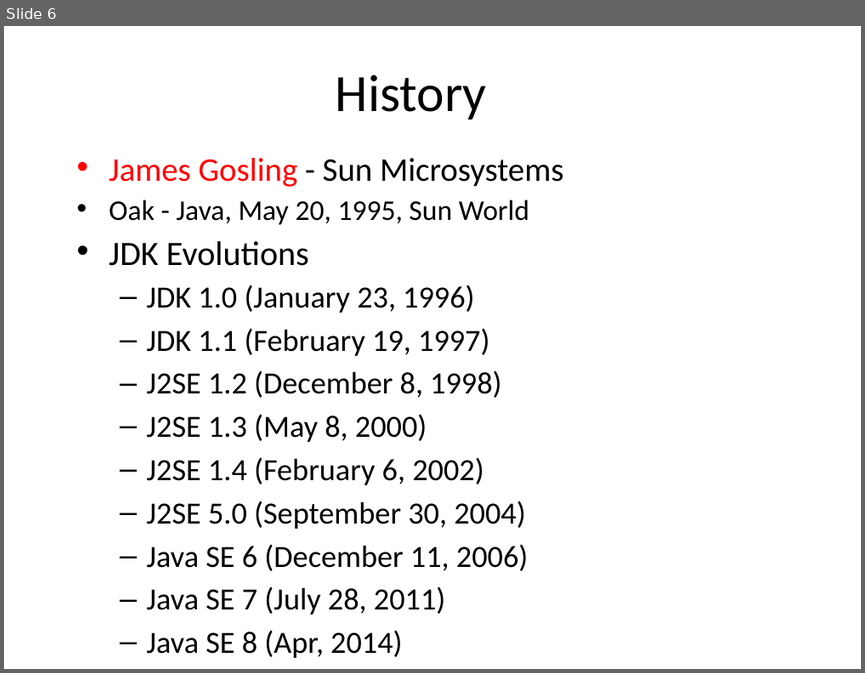
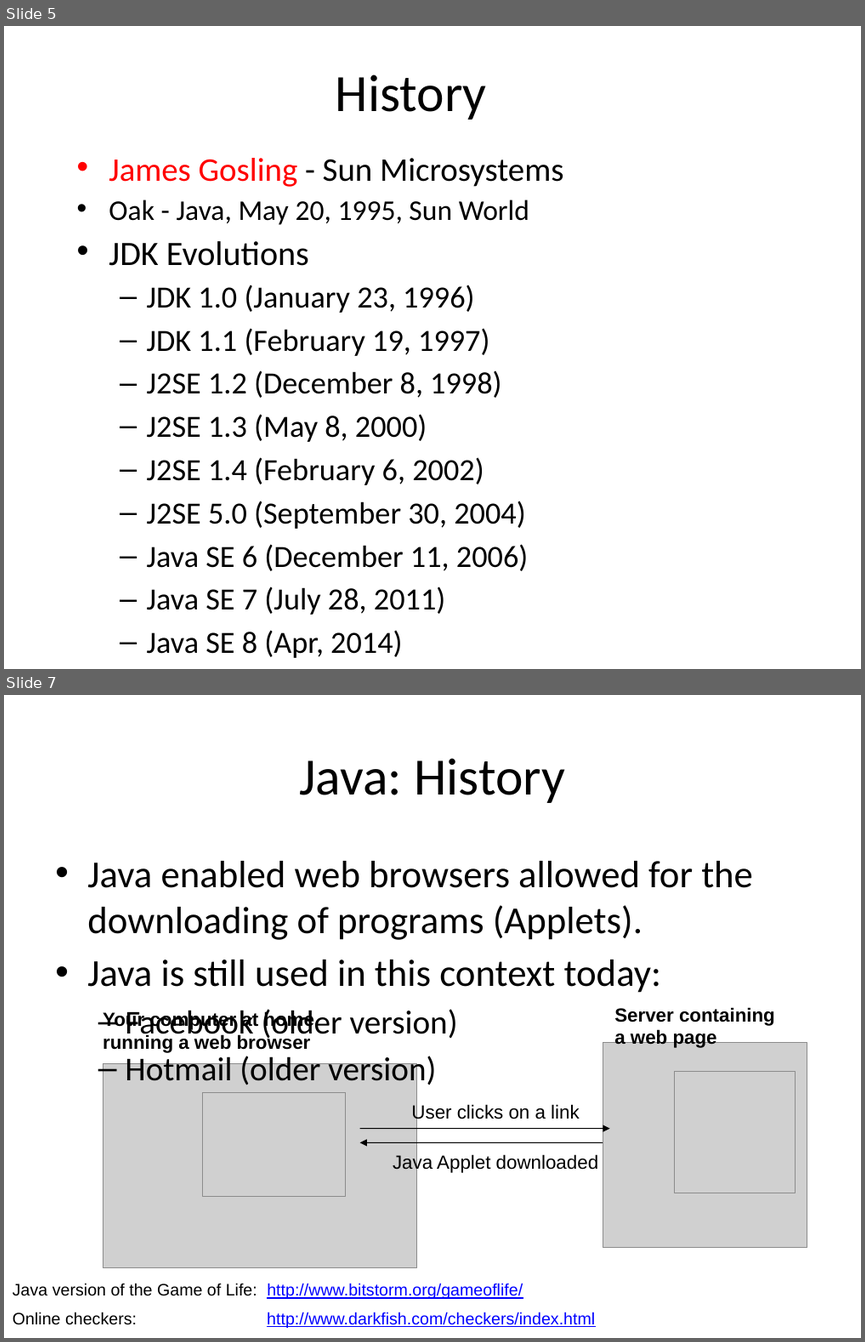
Before and after one commit to kchhipa4u/core-java-step-by-step, a slide deck: src/introduction/introductiontojava.pptx. Shown one above the other, each under a label of ours: slide 6 before the commit, slides 5 and 7 after it; the slides between them are not shown. The pictures are 865x673 and 865x1342 pixels, drawn with LibreOffice and Linux fonts; fonts in the diff are those of the drawing; grey boxes stand for pictures. Boxes give left, top, right and bottom in pixels: in the first picture for what was removed or moved away, otherwise in the second. Text is boxed around its words. In the diff, an @@ line names an element or a change of style, - is before the commit and + after.

```diff
--- a/src/introduction/introductiontojava.pptx
+++ b/src/introduction/introductiontojava.pptx
@@ slide 7 added at [4, 695, 861, 1338], background #FFFFFF @@
@@ title added at [299, 758, 565, 803], 44 pt, text #000000 @@
+Java: History
@@ text added at [87, 861, 753, 1089], 32 pt, text #000000 @@
+• Java enabled web browsers allowed for the downloading of programs (Applets).
+• Java is still used in this context today:
+  – Facebook (older version)
+  – Hotmail (older version)
@@ group added at [103, 1007, 808, 1267]: 4 pictures, 2 texts @@
+Your computer at home running a web browser
+Server containing a web page
@@ picture added at [203, 1093, 346, 1197] @@
@@ text added at [411, 1103, 579, 1123], 16 pt, text #000000 @@
+User clicks on a link
@@ arrow added from (359, 1129) to (610, 1129), #000000 0.75 pt @@
@@ arrow added from (603, 1142) to (359, 1142), #000000 0.75 pt @@
@@ text added at [392, 1153, 599, 1173], 16 pt, text #000000 @@
+Java Applet downloaded
@@ text added at [12, 1282, 595, 1327], 14 pt, text #0000FF, underline @@
+Java version of the Game of Life: http://www.bitstorm.org/gameoflife/
+Online checkers: http://www.darkfish.com/checkers/index.html
@@ what was slide 6 is now slide 5 @@
```
Also in this commit, not shown: 1 slide changed, 16 other slides added.
